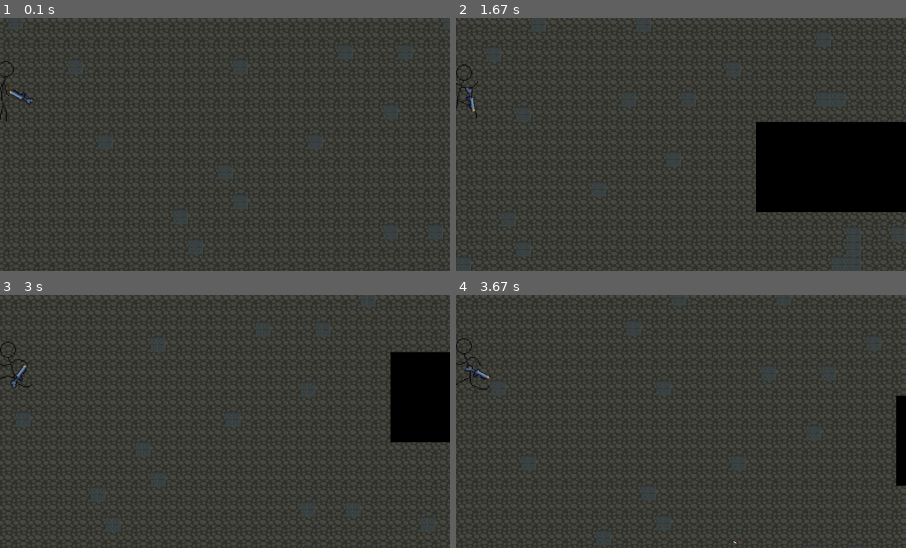
Above: before the commit, frames 1-4 (two rows, left to right).
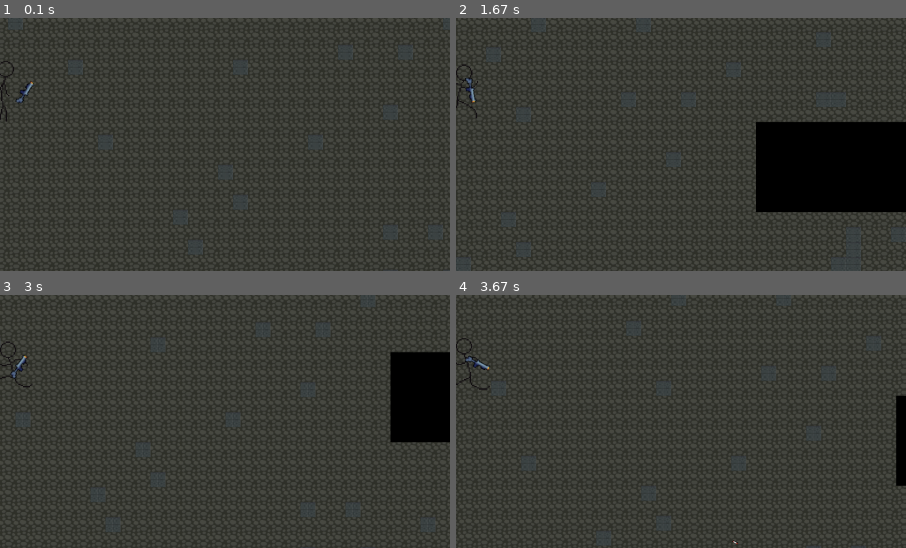
Above: after the commit, the same moments.

Repository: Flugerops/Down-to-the-roots-pygame
Game: pygame game, started from game.py
The game is run twice, just before and just after one commit, with the same random seed, the same clock (stepped at 60 frames per second) and the same inputs.
Inputs (mouse positions are % of the whole screen's width and height, from its top left):
- Up to frame 1 (0.1 s): no input
- Up to frame 2 (1.67 s): hold D 0.33-0.8 s; move the mouse to (46, 55) at 0.37 s; hold W 0.83-1.13 s; move the mouse to (82, 47) at 0.87 s; hold D 1.17-1.63 s; move the mouse to (51, 57) at 1.2 s
- Up to frame 3 (3 s): hold A 1.67-2.2 s; move the mouse to (26, 51) at 1.7 s; click (19, 35) at 2.28 s; hold S 2.57-2.87 s; click (19, 74) at 2.65 s; hold A from 2.9 s (still down); click (65, 15) at 2.98 s
- Up to frame 4 (3.67 s): release A at 3.3 s; hold W from 3.33 s (still down); click (87, 85) at 3.42 s
The pictures show only the part of the screen within x 49-99%, y 37-87%; the shares and areas given below are measured in that part.

The runs differ from the first frame. In frame 1, 0.2% of the frame differs, in the area x 2-8%, y 24-34%; in frame 2, 0.2%; in frame 3, 0.2%; in frame 4, 0.2%.

Commit message:
small fixes

Diff:
--- a/entities/player.py
+++ b/entities/player.py
@@ -82,7 +82,11 @@
         self.get_mouse_pos()
         weapon_copy = transform.rotate(self.weapon_img, -self.angle)
         offset_x = self.rect.centerx - WIDTH // 2
-        offset_y = self.rect.centery - HEIGHT // 2
+        offset_y = self.rect.centery - HEIGHT // 2 + 20
+        if self.x_changed_mouse < 0:
+            weapon_copy = transform.flip(weapon_copy, False, True)
+            weapon_copy = transform.rotate(weapon_copy, self.angle)
+
         screen.blit(weapon_copy, (self.rect.centerx - offset_x, self.rect.centery - offset_y))
 
     def get_mouse_pos(self):
